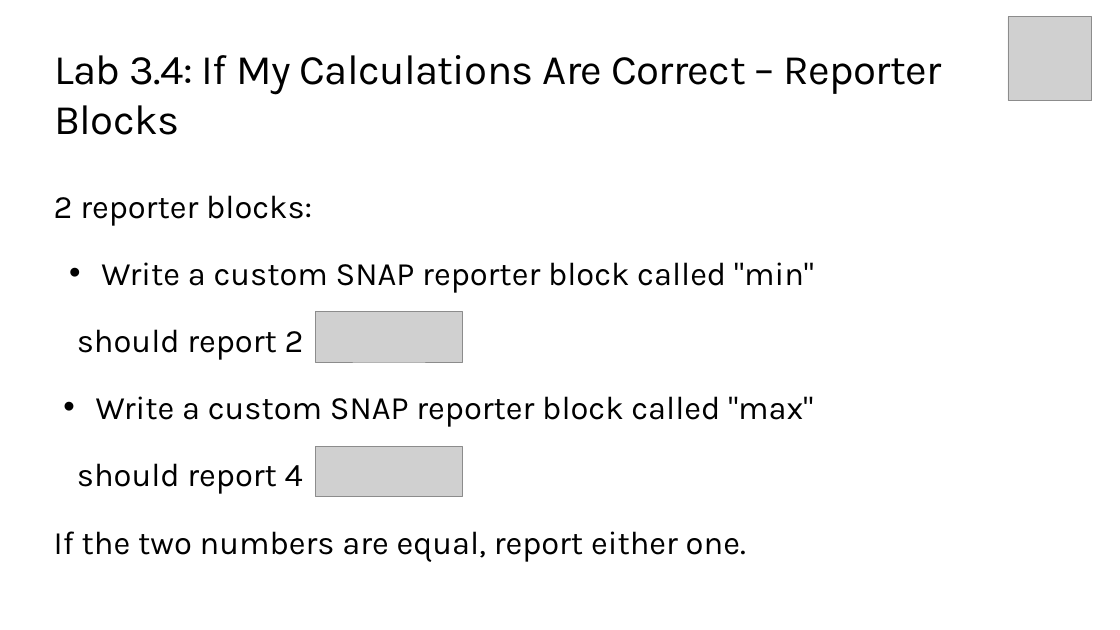
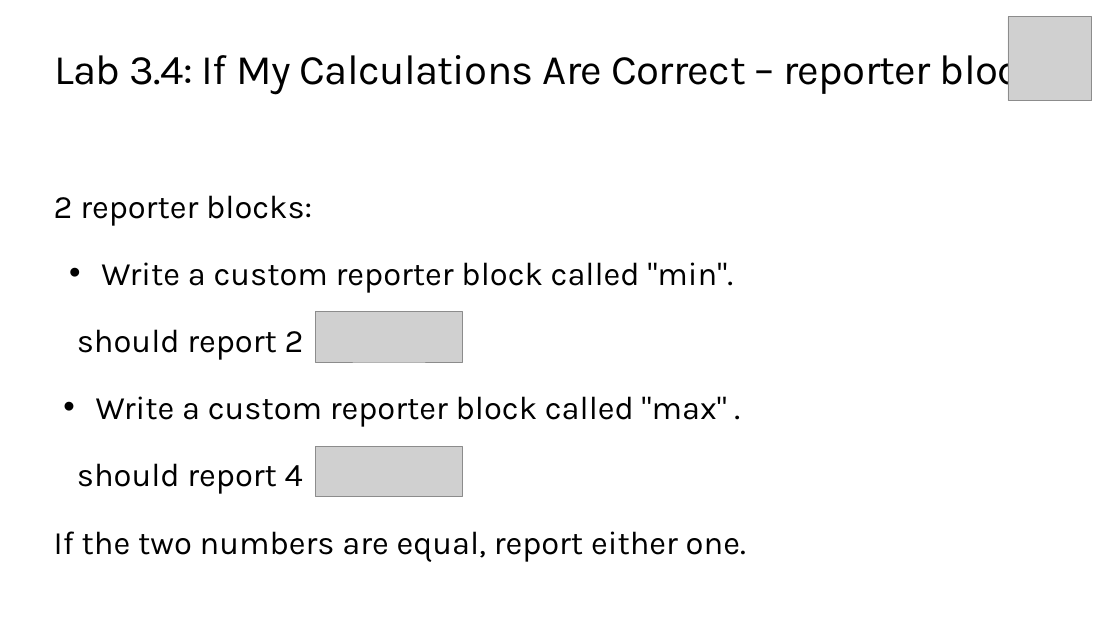
Before and after one commit to TEALSK12/introduction-to-computer-science, a slide deck: slide 7 of docs/slidedecks/TEALS SNAP 3.4.pptx. Drawn at 1120x630 pixels with LibreOffice and Linux fonts; fonts in the diff are those of the drawing; grey boxes stand for pictures; background and template pictures are left out. Boxes give left, top, right and bottom in pixels: in the first picture for what was removed or moved away, otherwise in the second. Text is boxed around its words. In the diff, an @@ line names an element or a change of style, - is before the commit and + after.

```diff
--- a/docs/slidedecks/TEALS SNAP 3.4.pptx
+++ b/docs/slidedecks/TEALS SNAP 3.4.pptx
@@ title at (54, 46, 1064, 95): text changed @@
-Lab 3.4: If My Calculations Are Correct – Reporter Blocks
+Lab 3.4: If My Calculations Are Correct – reporter blocks
@@ text at (101, 262, 734, 293): text changed @@
-• Write a custom SNAP reporter block called "min"
+• Write a custom reporter block called "min".
@@ text at (96, 396, 727, 427): text changed @@
-• Write a custom SNAP reporter block called "max"
+• Write a custom reporter block called "max" .
```
Also in this commit, not shown: 10 other slides changed, 2 other files.
